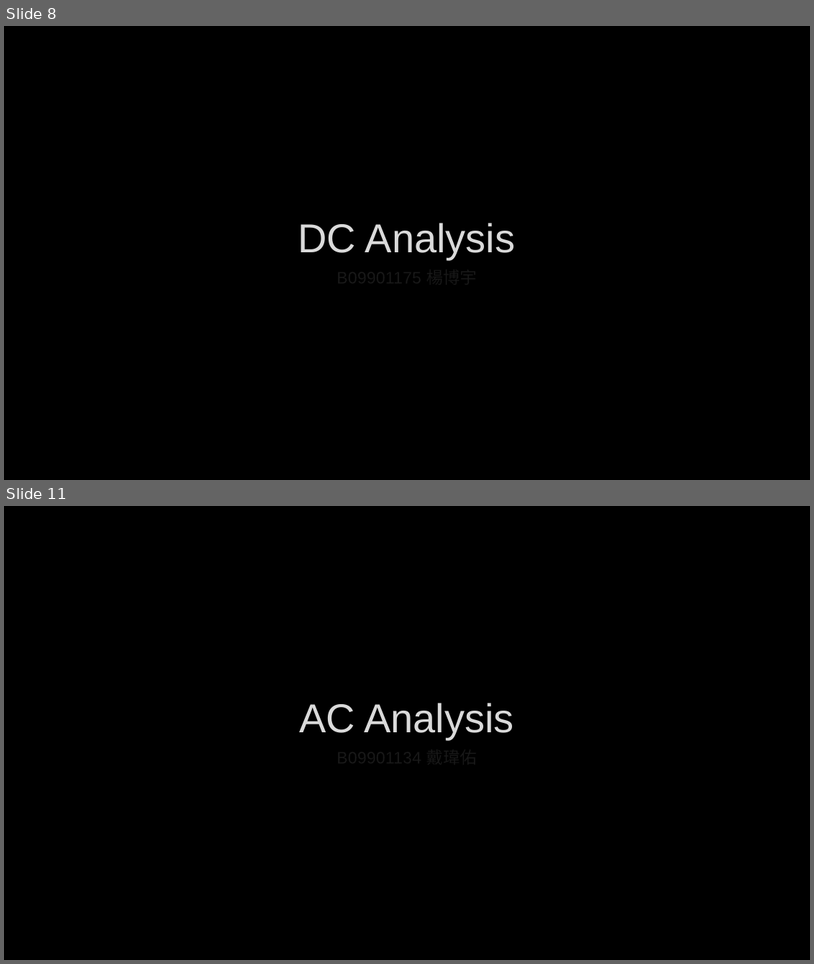
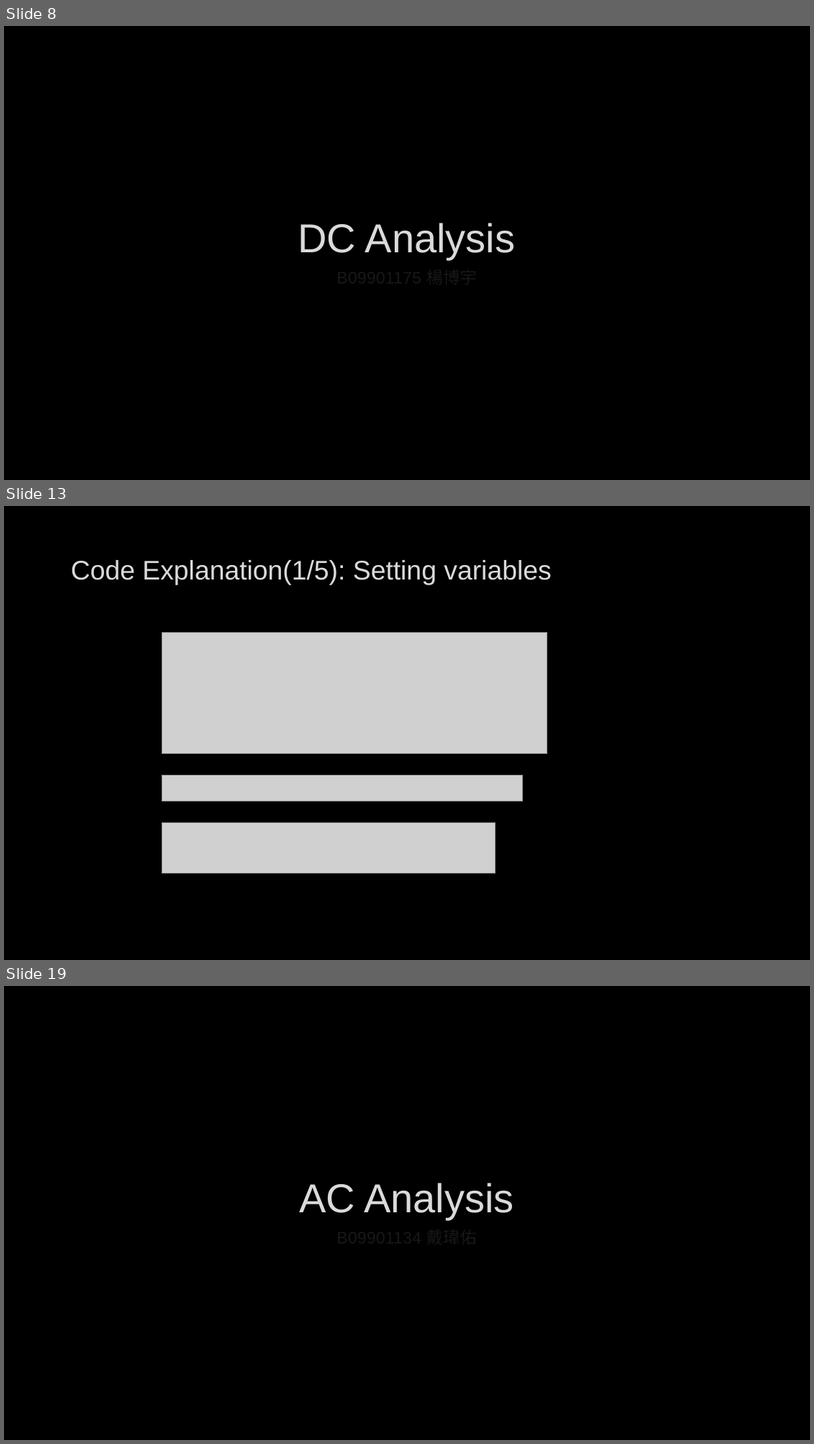
Before and after one commit to broccoli-huang/miniPSPICE, a slide deck: presentation.pptx. Shown one above the other, each under a label of ours: slides 8 and 11 before the commit, slides 8, 13 and 19 after it; the slides between them are not shown. The pictures are 814x964 and 814x1444 pixels, drawn with LibreOffice and Linux fonts; fonts in the diff are those of the drawing; grey boxes stand for pictures; background and template pictures are left out. Boxes give left, top, right and bottom in pixels: in the first picture for what was removed or moved away, otherwise in the second. Text is boxed around its words. In the diff, an @@ line names an element or a change of style, - is before the commit and + after.

```diff
--- a/presentation.pptx
+++ b/presentation.pptx
@@ slide 13 added at (4,506,810,960), background picture (left out) @@
@@ title added at (71,560,551,585), 32 pt, text #DADADA @@
+Code Explanation(1/5): Setting variables
@@ picture added at (162,632,548,754) @@
@@ picture added at (162,775,523,801) @@
@@ picture added at (162,822,496,872) @@
@@ what was slide 11 is now slide 19 @@
```
Also in this commit, not shown: 2 slides changed, 16 other slides added, 1 other file.
